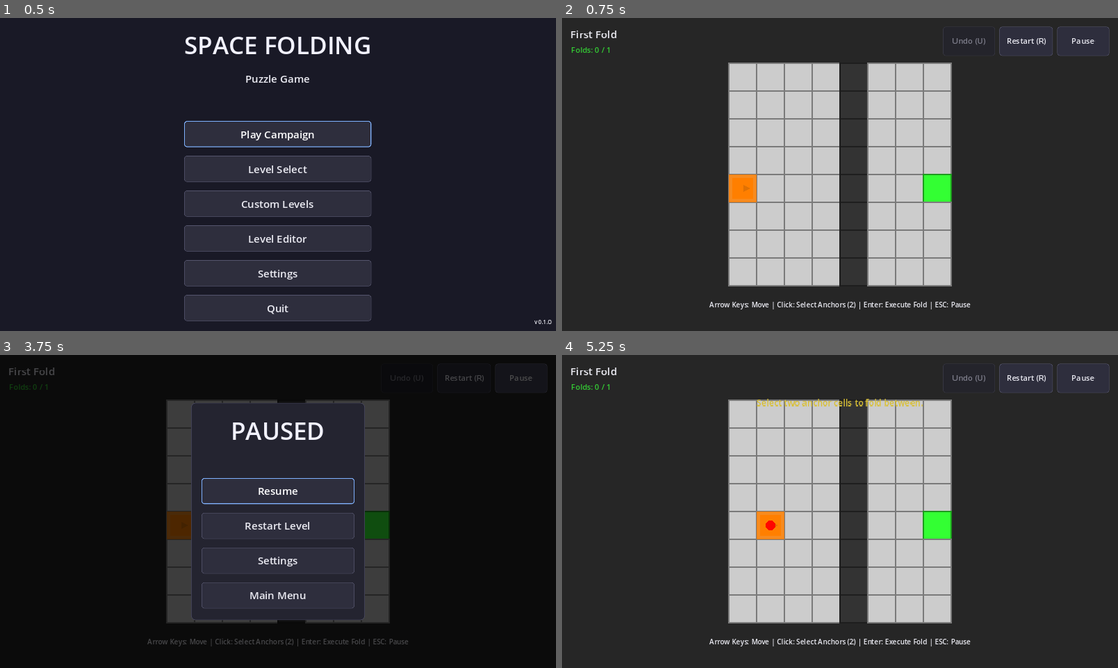
Above: before the commit, frames 1-4 (two rows, left to right).
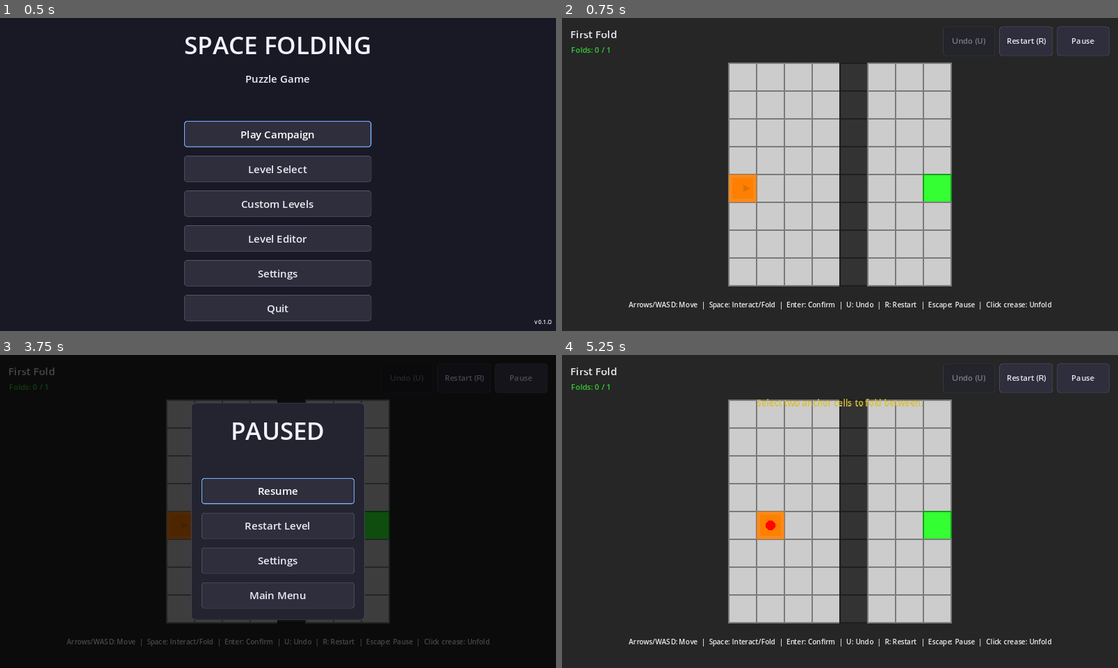
Above: after the commit, the same moments.

Repository: absent-mynd/puzzle
Game: Godot game, scene res://scenes/ui/MainMenu.tscn
The game is run twice, just before and just after one commit, with the same random seed, the same clock (stepped at 60 frames per second) and the same inputs.
Inputs (mouse positions are in pixels of both pictures, inside the frame that each line leads up to):
- Up to frame 1 (0.5 s): no input
- Up to frame 2 (0.75 s): click "Play Campaign" at 0.5 s
- Up to frame 3 (3.75 s): click "Restart (R)" at 1.25 s; click "Restart (R)" at 2 s; click "Restart (R)" at 2.75 s; click "Pause" at 3.5 s
- Up to frame 4 (5.25 s): click "Restart Level" at 4.25 s; tap Enter (ui_accept) at 5 s; move the mouse to (962, 495) at 5.02 s; hold Right (ui_right) from 5.03 s (still down); hold Space (interact) from 5.03 s (still down); click (962, 495) at 5.17 s

Frame 1 is identical in both runs. In frame 2, 0.8% of the frame differs, in the area x 12-88%, y 90-94%; in frame 3, 0.5%; in frame 4, 0.8%.

Commit message:
UI overhaul Phase 3b/3c: unify input map + live controls guidance
- All gameplay keys are now InputMap actions (project.godot): move_up/down/
  left/right bind arrows AND WASD, plus restart (R). Player movement and the
  HUD's undo/restart handling use these actions instead of hardcoded
  Input.is_key_pressed(KEY_*), so there is one rebindable surface and no
  scattered keycodes.
- MainScene marks the undo action handled so the HUD's handler can't also fire
  it (fixes a latent order-dependent double-undo).
- InputHelp.gd builds the controls text from the live InputMap; the HUD's
  footer (previously a stale hardcoded string that omitted SPACE/U/R/creases)
  is now generated from it and can't drift. control_rows() backs a future help
  overlay / rebinding UI.

Tests: test_input_help. 526 -> 530 green.

Note: the mouse-select and facing-interact flows both intentionally remain (they
cooperate via shared selected_anchors); collapsing to a single modality is a
gameplay-design choice left for interactive playtesting, as is a full-screen
help overlay / in-Settings rebinding UI (InputHelp already exposes the data).

Co-Authored-By: Claude Sonnet 5 <noreply@anthropic.com>
Claude-Session: https://claude.ai/code/session_01VL85eRpwkm13sbK31EPDRD

Diff:
--- a/project.godot
+++ b/project.godot
@@ -45,6 +45,35 @@
 "events": [Object(InputEventKey,"resource_local_to_scene":false,"resource_name":"","device":-1,"window_id":0,"alt_press …(191 unchanged characters)…
 ]
 }
+restart={
+"deadzone": 0.5,
+"events": [Object(InputEventKey,"resource_local_to_scene":false,"resource_name":"","device":-1,"window_id":0,"alt_pressed":false,"shift_pressed":false,"ctrl_pressed":false,"meta_pressed":false,"pressed":false,"keycode":0,"physical_keycode":82,"key_label":0,"unicode":114,"location":0,"echo":false,"script":null)
+]
+}
+move_up={
+"deadzone": 0.5,
+"events": [Object(InputEventKey,"resource_local_to_scene":false,"resource_name":"","device":-1,"window_id":0,"alt_pressed":false,"shift_pressed":false,"ctrl_pressed":false,"meta_pressed":false,"pressed":false,"keycode":0,"physical_keycode":4194320,"key_label":0,"unicode":0,"location":0,"echo":false,"script":null)
+, Object(InputEventKey,"resource_local_to_scene":false,"resource_name":"","device":-1,"window_id":0,"alt_pressed":false,"shift_pressed":false,"ctrl_pressed":false,"meta_pressed":false,"pressed":false,"keycode":0,"physical_keycode":87,"key_label":0,"unicode":119,"location":0,"echo":false,"script":null)
+]
+}
+move_down={
+"deadzone": 0.5,
+"events": [Object(InputEventKey,"resource_local_to_scene":false,"resource_name":"","device":-1,"window_id":0,"alt_pressed":false,"shift_pressed":false,"ctrl_pressed":false,"meta_pressed":false,"pressed":false,"keycode":0,"physical_keycode":4194322,"key_label":0,"unicode":0,"location":0,"echo":false,"script":null)
+, Object(InputEventKey,"resource_local_to_scene":false,"resource_name":"","device":-1,"window_id":0,"alt_pressed":false,"shift_pressed":false,"ctrl_pressed":false,"meta_pressed":false,"pressed":false,"keycode":0,"physical_keycode":83,"key_label":0,"unicode":115,"location":0,"echo":false,"script":null)
+]
+}
+move_left={
+"deadzone": 0.5,
+"events": [Object(InputEventKey,"resource_local_to_scene":false,"resource_name":"","device":-1,"window_id":0,"alt_pressed":false,"shift_pressed":false,"ctrl_pressed":false,"meta_pressed":false,"pressed":false,"keycode":0,"physical_keycode":4194319,"key_label":0,"unicode":0,"location":0,"echo":false,"script":null)
+, Object(InputEventKey,"resource_local_to_scene":false,"resource_name":"","device":-1,"window_id":0,"alt_pressed":false,"shift_pressed":false,"ctrl_pressed":false,"meta_pressed":false,"pressed":false,"keycode":0,"physical_keycode":65,"key_label":0,"unicode":97,"location":0,"echo":false,"script":null)
+]
+}
+move_right={
+"deadzone": 0.5,
+"events": [Object(InputEventKey,"resource_local_to_scene":false,"resource_name":"","device":-1,"window_id":0,"alt_pressed":false,"shift_pressed":false,"ctrl_pressed":false,"meta_pressed":false,"pressed":false,"keycode":0,"physical_keycode":4194321,"key_label":0,"unicode":0,"location":0,"echo":false,"script":null)
+, Object(InputEventKey,"resource_local_to_scene":false,"resource_name":"","device":-1,"window_id":0,"alt_pressed":false,"shift_pressed":false,"ctrl_pressed":false,"meta_pressed":false,"pressed":false,"keycode":0,"physical_keycode":68,"key_label":0,"unicode":100,"location":0,"echo":false,"script":null)
+]
+}
 
 [rendering]
 
--- a/scenes/MainScene.gd
+++ b/scenes/MainScene.gd
@@ -315,9 +315,11 @@
 			handle_mouse_click(event.position)
 			return
 
-	# PHASE 6: Handle keyboard undo (U key)
+	# PHASE 6: Handle keyboard undo (U key). Mark handled so the HUD's _unhandled_input
+	# doesn't also fire undo for the same press (deterministic single undo).
 	if event.is_action_pressed("ui_undo"):
 		_on_undo_requested()
+		get_viewport().set_input_as_handled()
 		return
 
 	# Execute fold when ENTER/SPACE is pressed
--- a/scripts/core/Player.gd
+++ b/scripts/core/Player.gd
@@ -126,14 +126,15 @@
 
 	var input_direction := Vector2i.ZERO
 
-	# Check for WASD or Arrow keys
-	if Input.is_action_pressed("ui_up") or Input.is_key_pressed(KEY_W):
+	# Movement actions bind both arrows and WASD (see project.godot [input]); using the
+	# mapped actions instead of hardcoded keycodes keeps every key in one rebindable place.
+	if Input.is_action_pressed("move_up"):
 		input_direction.y = -1
-	elif Input.is_action_pressed("ui_down") or Input.is_key_pressed(KEY_S):
+	elif Input.is_action_pressed("move_down"):
 		input_direction.y = 1
-	elif Input.is_action_pressed("ui_left") or Input.is_key_pressed(KEY_A):
+	elif Input.is_action_pressed("move_left"):
 		input_direction.x = -1
-	elif Input.is_action_pressed("ui_right") or Input.is_key_pressed(KEY_D):
+	elif Input.is_action_pressed("move_right"):
 		input_direction.x = 1
 
 	# Attempt to move if direction was pressed
--- /dev/null
+++ b/scripts/tests/test_input_help.gd
@@ -0,0 +1,30 @@
+## InputHelp unit tests
+##
+## The on-screen controls text is generated from the live InputMap so it can't drift
+## from the actual bindings. These assert the mapped keys resolve and the summary
+## reflects them (the old HUD string was a stale hardcoded literal).
+
+extends GutTest
+
+
+func test_key_for_reads_mapped_actions():
+	assert_eq(InputHelp.key_for("ui_undo"), "U", "ui_undo is bound to U")
+	assert_eq(InputHelp.key_for("restart"), "R", "restart is bound to R")
+
+
+func test_key_for_unknown_action():
+	assert_eq(InputHelp.key_for("no_such_action"), "?", "unmapped action -> '?'")
+
+
+func test_gameplay_summary_reflects_bindings():
+	var summary := InputHelp.gameplay_summary()
+	assert_string_contains(summary, "U: Undo", "summary shows the live undo key")
+	assert_string_contains(summary, "R: Restart", "summary shows the live restart key")
+	assert_string_contains(summary, "Move", "summary mentions movement")
+
+
+func test_control_rows_cover_core_actions():
+	var labels := []
+	for row in InputHelp.control_rows():
+		labels.append(row["label"])
+	assert_true(labels.size() >= 5, "help lists the core controls")
--- a/scripts/ui/HUD.gd
+++ b/scripts/ui/HUD.gd
@@ -15,6 +15,7 @@
 @onready var restart_button: Button = $TopBar/HBoxContainer/ControlButtons/RestartButton
 @onready var pause_button: Button = $TopBar/HBoxContainer/ControlButtons/PauseButton
 @onready var test_mode_label: Label = $TopBar/HBoxContainer/LevelInfo/TestModeLabel
+@onready var instructions_label: Label = $Instructions/InstructionsLabel
 
 ## Current level info
 var level_name: String = "Test Level"
@@ -32,6 +33,10 @@
 func _ready() -> void:
 	update_display()
 	_setup_toast()
+
+	# Build the controls footer from the live InputMap so it can't go stale.
+	if instructions_label:
+		instructions_label.text = InputHelp.gameplay_summary()
 
 	# Prevent HUD buttons from stealing focus
 	# Allow focus only when explicitly clicked
@@ -130,11 +135,11 @@
 	if event.is_action_pressed("ui_cancel"):  # ESC
 		pause_requested.emit()
 		get_viewport().set_input_as_handled()
-	elif Input.is_key_pressed(KEY_U):  # U for undo
+	elif event.is_action_pressed("ui_undo"):  # U for undo (mapped action)
 		if can_undo:
 			undo_requested.emit()
 			get_viewport().set_input_as_handled()
-	elif Input.is_key_pressed(KEY_R):  # R for restart
+	elif event.is_action_pressed("restart"):  # R for restart (mapped action)
 		get_viewport().set_input_as_handled()
 		restart_requested.emit()
 
--- /dev/null
+++ b/scripts/ui/InputHelp.gd
@@ -0,0 +1,42 @@
+class_name InputHelp extends RefCounted
+
+## InputHelp
+##
+## Builds the player-facing controls text from the LIVE InputMap, so the on-screen
+## guidance can never drift from the actual key bindings again (the HUD's old
+## instruction string was a hardcoded literal that no longer matched the controls).
+## Also the single place a rebinding UI would read/label actions from.
+
+## Human-readable key string for an action's first bound key ("?" if unbound).
+static func key_for(action: String) -> String:
+	if not InputMap.has_action(action):
+		return "?"
+	for e in InputMap.action_get_events(action):
+		if e is InputEventKey:
+			var code: int = e.physical_keycode if e.physical_keycode != 0 else e.keycode
+			return OS.get_keycode_string(code)
+	return "?"
+
+
+## One-line gameplay controls summary for the HUD footer.
+static func gameplay_summary() -> String:
+	return "Arrows/WASD: Move  |  %s: Interact/Fold  |  %s: Confirm  |  %s: Undo  |  %s: Restart  |  %s: Pause  |  Click crease: Unfold" % [
+		key_for("interact"),
+		key_for("ui_accept"),
+		key_for("ui_undo"),
+		key_for("restart"),
+		key_for("ui_cancel"),
+	]
+
+
+## Structured control rows (label -> keys) for a full help overlay / rebinding list.
+static func control_rows() -> Array:
+	return [
+		{"label": "Move", "keys": "Arrows / WASD"},
+		{"label": "Interact / place anchor (facing)", "keys": key_for("interact")},
+		{"label": "Confirm fold (selected anchors)", "keys": key_for("ui_accept")},
+		{"label": "Undo", "keys": key_for("ui_undo")},
+		{"label": "Restart level", "keys": key_for("restart")},
+		{"label": "Pause / cancel selection", "keys": key_for("ui_cancel")},
+		{"label": "Unfold a crease", "keys": "Click the crease dot"},
+	]
